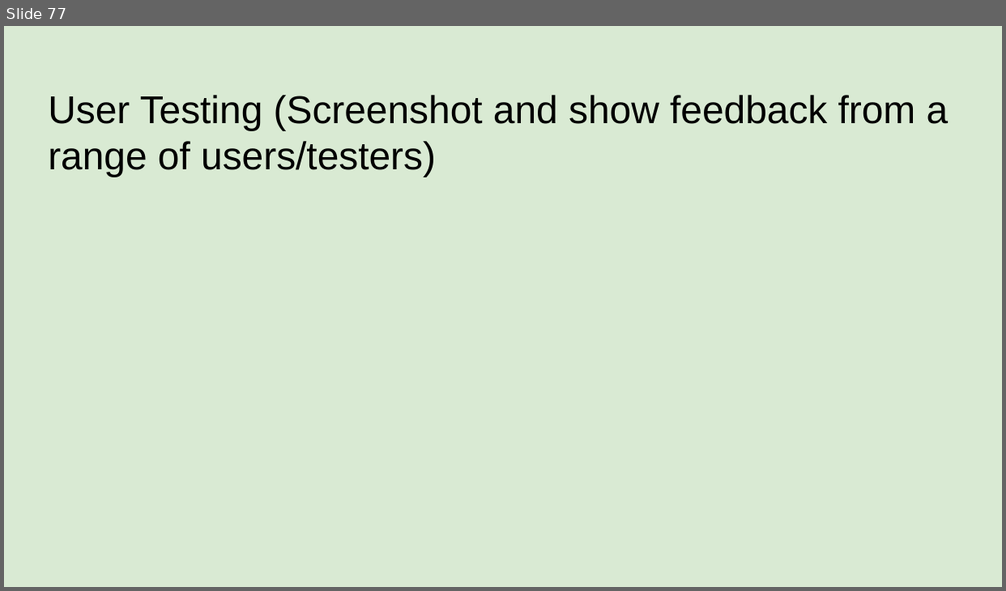
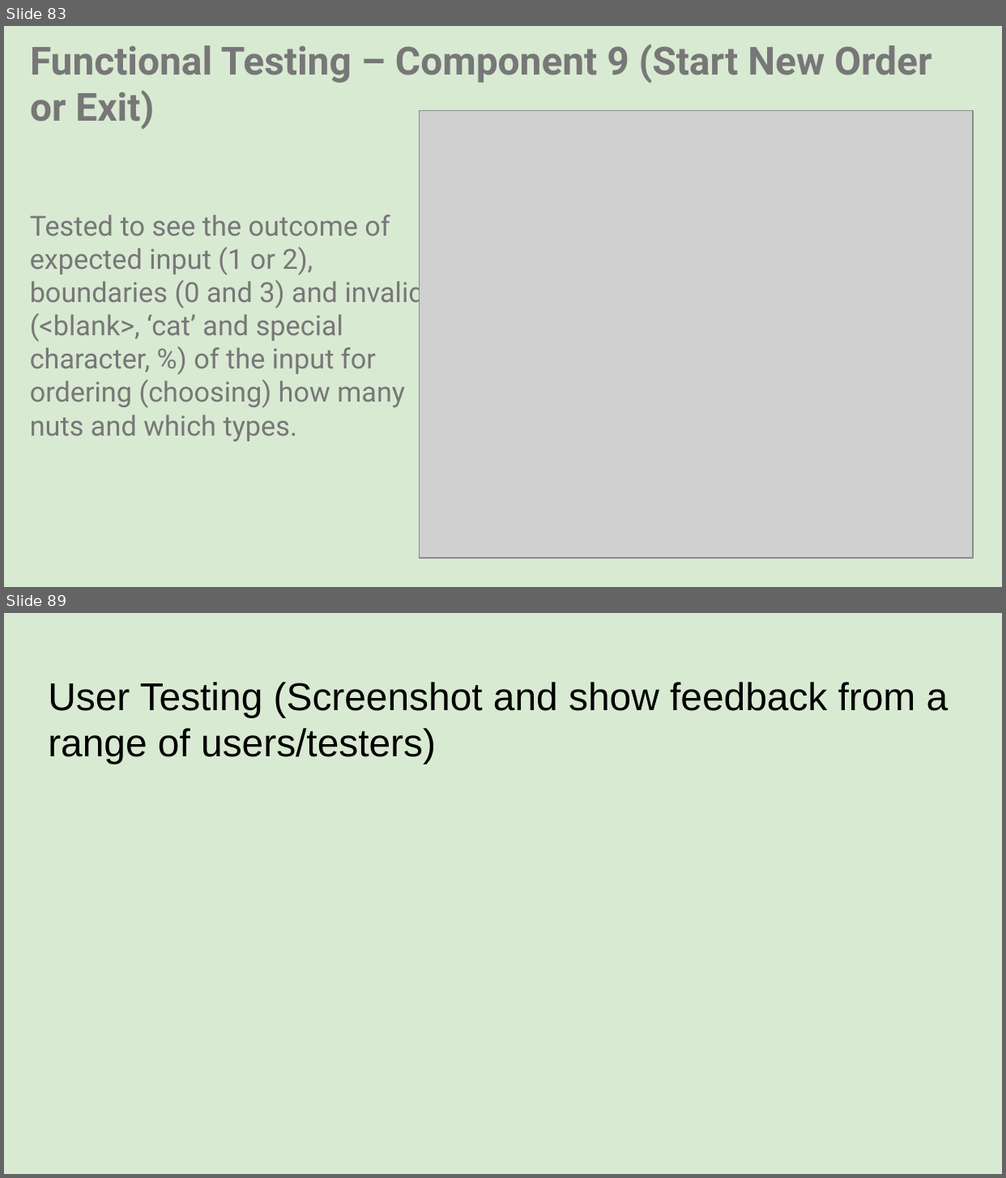
Before and after one commit to danettp/ds_nuts_bot, a slide deck: Danett Pepito - 000_91896 _ 91897 Documentation - 2150400 (Git).pptx. Shown one above the other, each under a label of ours: slide 77 before the commit, slides 83 and 89 after it; the slides between them are not shown. The pictures are 1006x591 and 1006x1178 pixels, drawn with LibreOffice and Linux fonts; fonts in the diff are those of the drawing; grey boxes stand for pictures; background and template pictures are left out. Boxes give left, top, right and bottom in pixels: in the first picture for what was removed or moved away, otherwise in the second. Text is boxed around its words. In the diff, an @@ line names an element or a change of style, - is before the commit and + after.

```diff
--- a/Danett Pepito - 000_91896 _ 91897 Documentation - 2150400 (Git).pptx
+++ b/Danett Pepito - 000_91896 _ 91897 Documentation - 2150400 (Git).pptx
@@ slide 83 added at <box>4,26,1002,587</box>, background picture (left out) @@
@@ title added at <box>30,44,931,129</box>, 28 pt, text #777777, bold @@
+Functional Testing – Component 9 (Start New Order or Exit)
@@ picture added at <box>420,111,973,558</box> @@
@@ text added at <box>30,215,424,442</box>, 20 pt, text #777777 @@
+Tested to see the outcome of expected input (1 or 2), boundaries (0 and 3) and invalid (<blank>, ‘cat’ and special character, %) of the input for ordering (choosing) how many nuts and which types.
@@ what was slide 77 is now slide 89 @@
```
Also in this commit, not shown: 72 slides changed, 14 other slides added, 3 slides removed, 3 other files.
